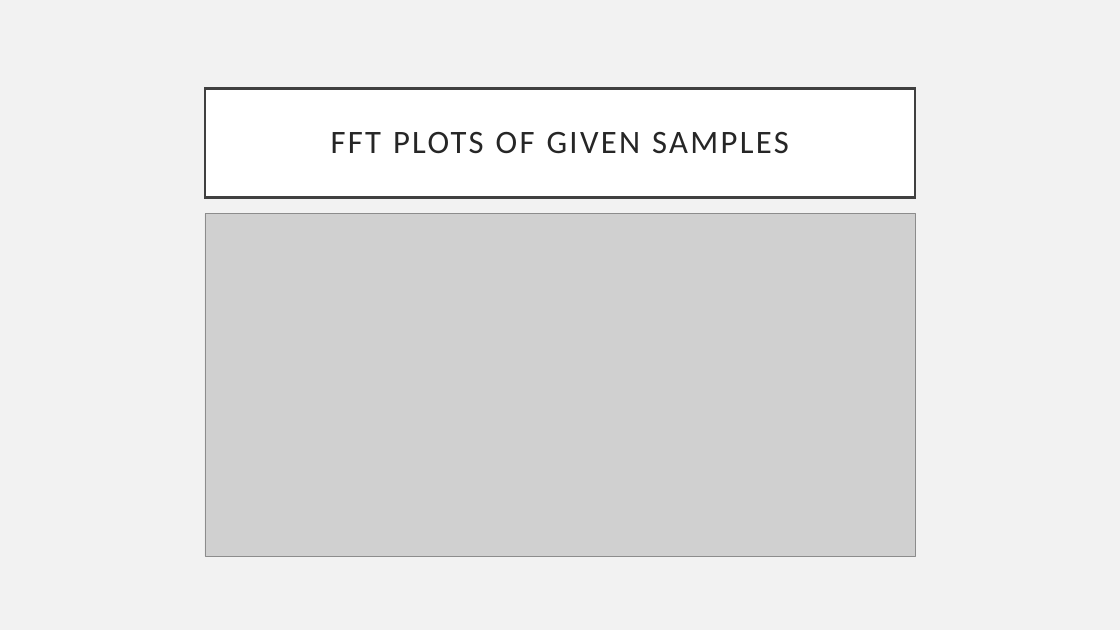
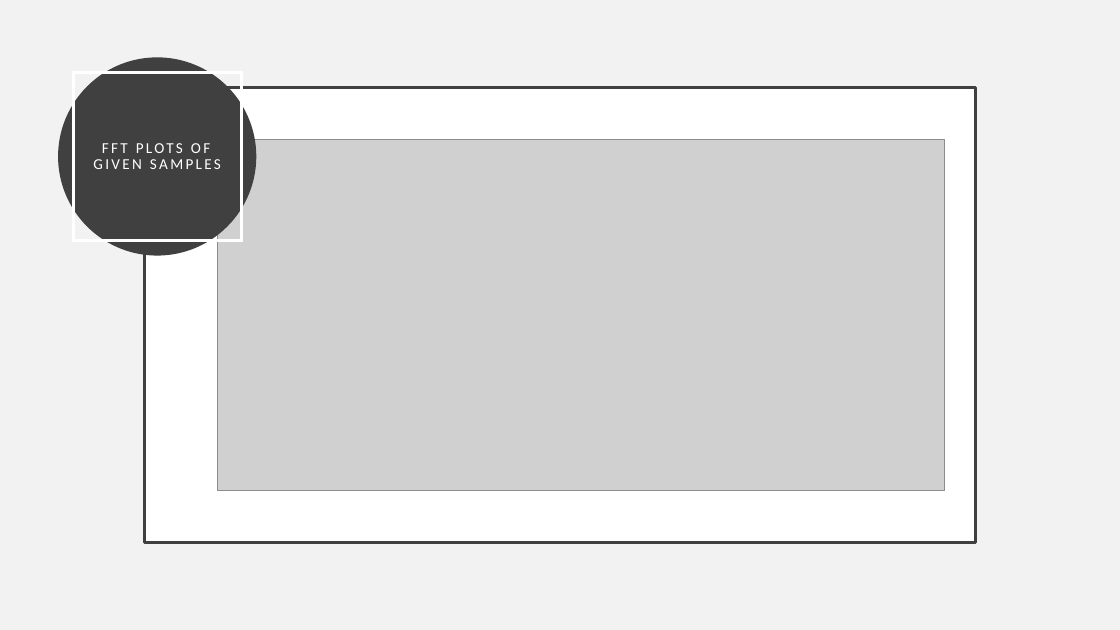
Before and after one commit to houleux/sp-project, a slide deck: slide 4 of SP ppt.pptx. Drawn at 1120x630 pixels with LibreOffice and Linux fonts; fonts in the diff are those of the drawing; grey boxes stand for pictures. Boxes give left, top, right and bottom in pixels: in the first picture for what was removed or moved away, otherwise in the second. Text is boxed around its words. In the diff, an @@ line names an element or a change of style, - is before the commit and + after.

```diff
--- a/SP ppt.pptx
+++ b/SP ppt.pptx
@@ ellipse added at (58, 57, 256, 255), fill #404040 @@
@@ title "FFT PLOTS OF GIVEN SAMPLES": place and size @@
-title "FFT PLOTS OF GIVEN SAMPLES" at (205, 88, 915, 197)
+title "FFT PLOTS OF GIVEN SAMPLES" at (73, 72, 241, 240)
@@ title "FFT PLOTS OF GIVEN SAMPLES" at (73, 72, 241, 240): size 28 to 13 pt, text colour #262626 to #FFFFFF; fill #FFFFFF to none; outline #404040 2.5 pt to #FFFFFF 2.5 pt @@
@@ rectangle added at (145, 87, 975, 543), fill #FFFFFF, outline #404040 2.5 pt @@
@@ picture: place and size @@
-picture at (205, 213, 915, 556)
+picture at (218, 139, 945, 491)
```
Also in this commit, not shown: 4 other slides changed, 2 slides added.
